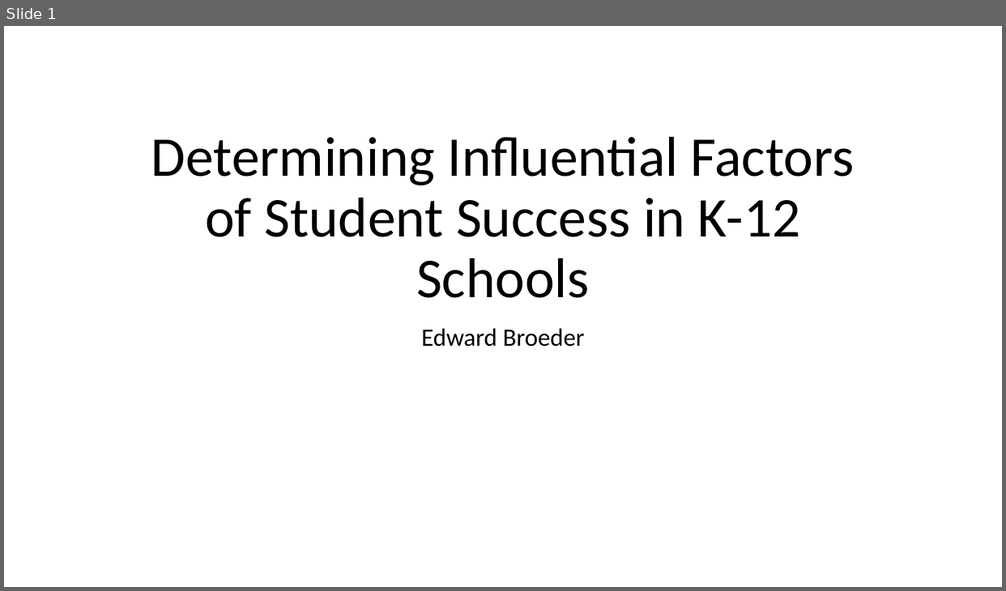
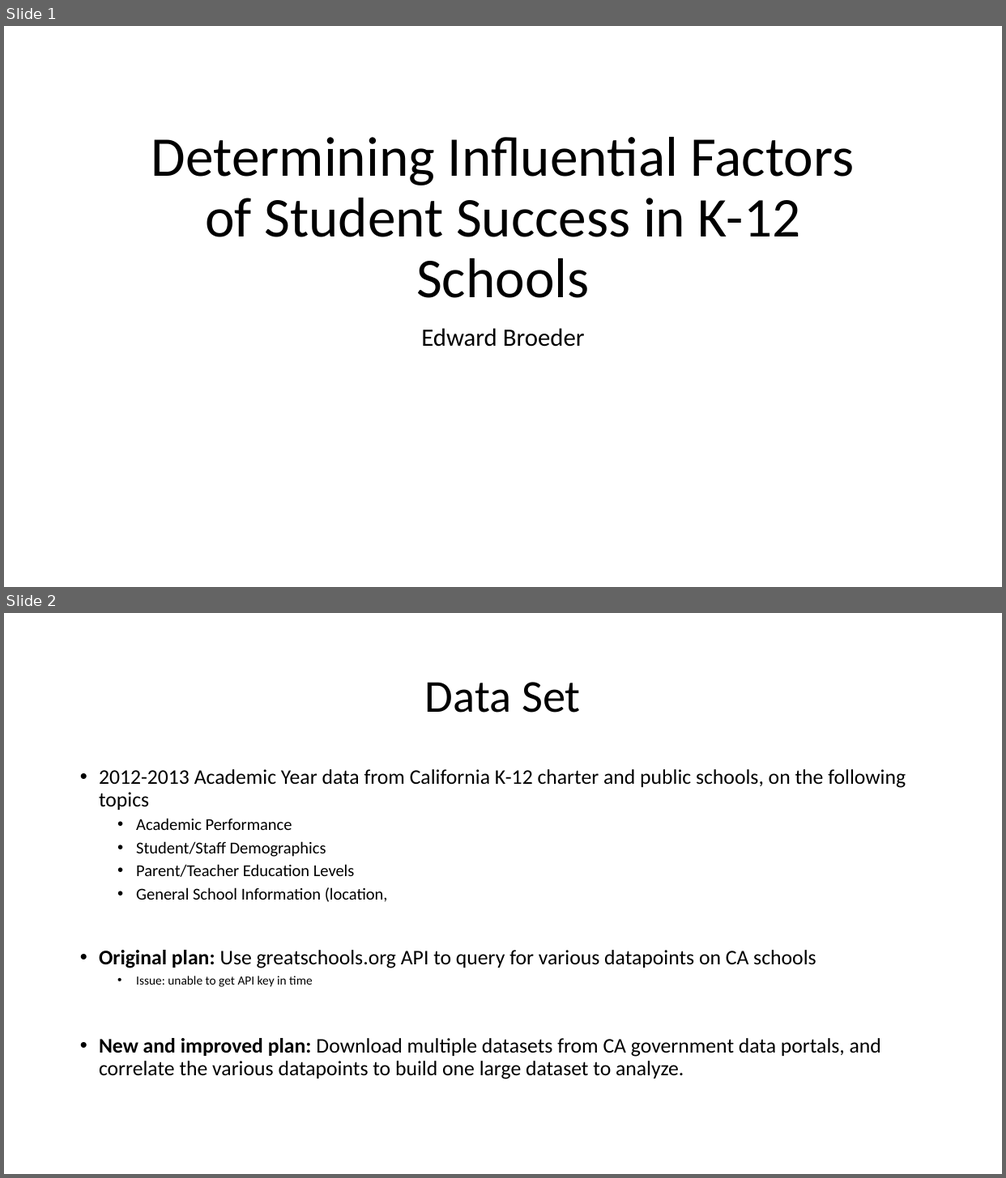
Before and after one commit to eddiebroeder/CS185C_Project, a slide deck: Determining Influential Factors of Student Success.pptx. Shown one above the other, each under a label of ours: slide 1 before the commit, slides 1 and 2 after it. The pictures are 1006x591 and 1006x1178 pixels, drawn with LibreOffice and Linux fonts; fonts in the diff are those of the drawing. Boxes give left, top, right and bottom in pixels: in the first picture for what was removed or moved away, otherwise in the second. Text is boxed around its words. In the diff, an @@ line names an element or a change of style, - is before the commit and + after.

```diff
--- a/Determining Influential Factors of Student Success.pptx
+++ b/Determining Influential Factors of Student Success.pptx
@@ slide 2 added at [4,613,1002,1174], background #FFFFFF @@
@@ title added at [425,682,581,713], 44 pt, text #000000 @@
+Data Set
@@ text added at [99,769,906,1080], 20 pt, text #000000 @@
+• 2012-2013 Academic Year data from California K-12 charter and public schools, on the following topics
+  • Academic Performance
+  • Student/Staff Demographics
+  • Parent/Teacher Education Levels
+  • General School Information (location,
+• Original plan: Use greatschools.org API to query for various datapoints on CA schools
+  • Issue: unable to get API key in time
+• New and improved plan: Download multiple datasets from CA government data portals, and correlate the various datapoints to build one large dataset to analyze.
```
Also in this commit, not shown: 3 slides changed, 10 other slides added, 2 slides removed.
